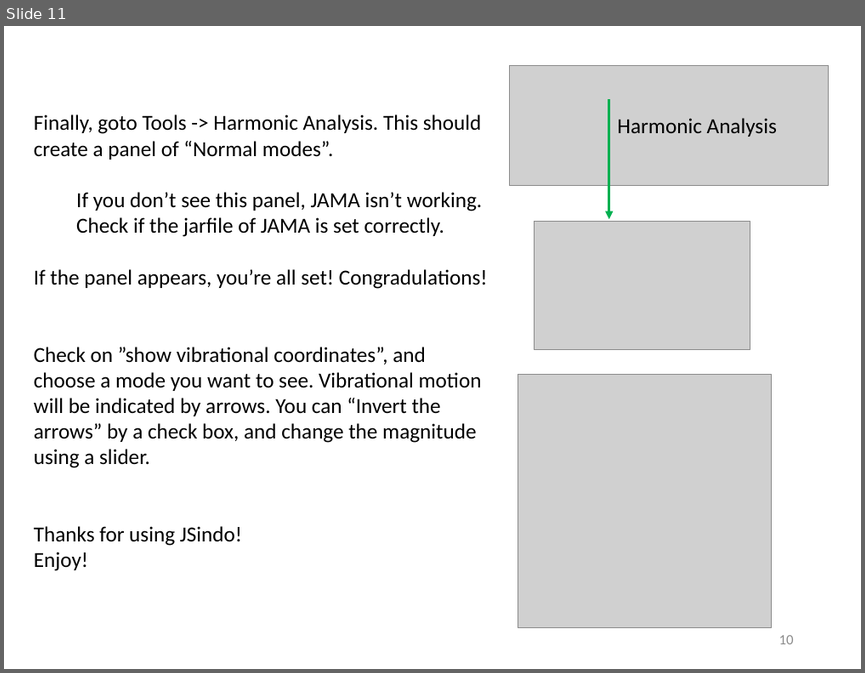
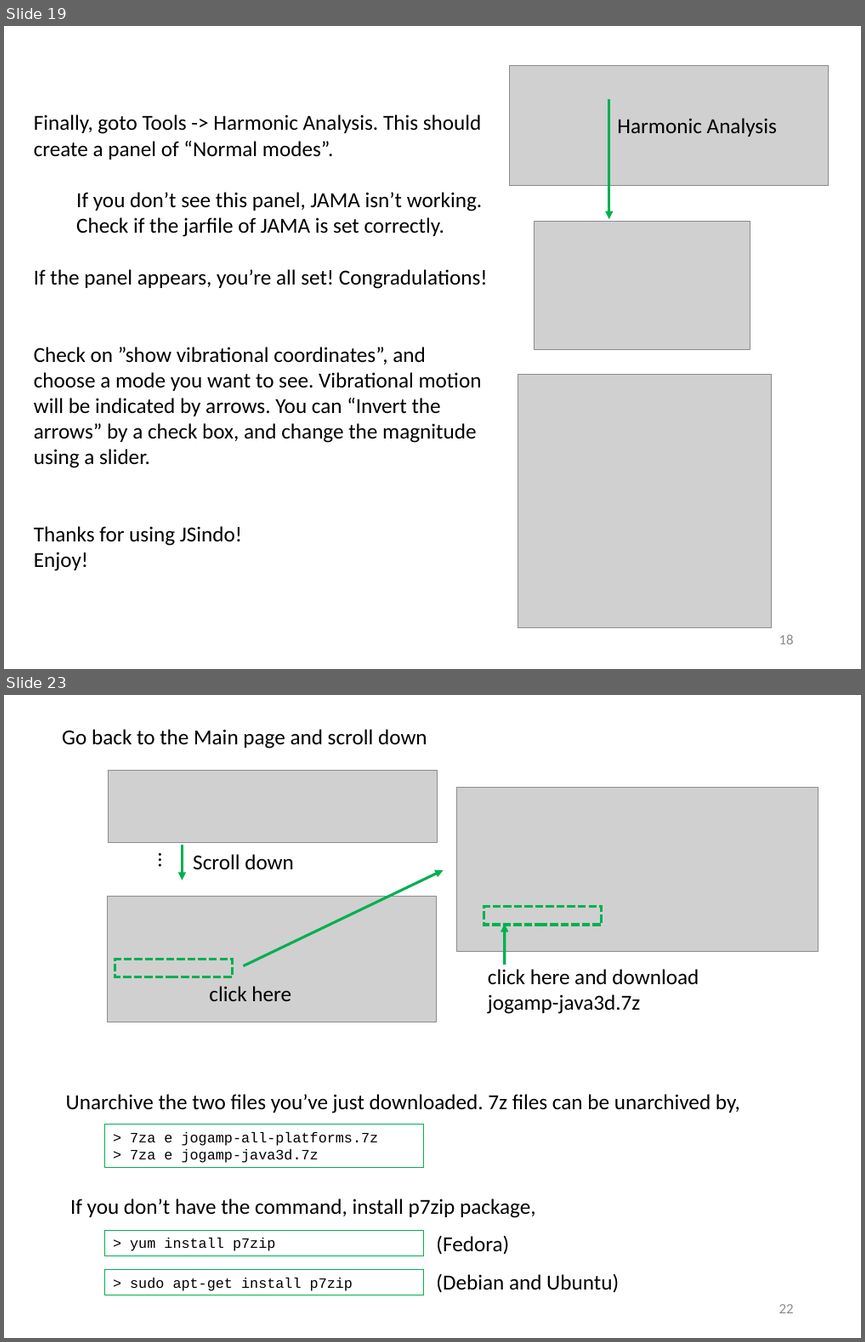
Before and after one commit to yagikiyoshi/sindo, a slide deck: doc/JSindo/install.pptx. Shown one above the other, each under a label of ours: slide 11 before the commit, slides 19 and 23 after it; the slides between them are not shown. The pictures are 865x673 and 865x1342 pixels, drawn with LibreOffice and Linux fonts; fonts in the diff are those of the drawing; grey boxes stand for pictures. Boxes give left, top, right and bottom in pixels: in the first picture for what was removed or moved away, otherwise in the second. Text is boxed around its words. In the diff, an @@ line names an element or a change of style, - is before the commit and + after.

Commit message:
modified install document

```diff
--- a/doc/JSindo/install.pptx
+++ b/doc/JSindo/install.pptx
@@ slide 23 added at box(4, 695, 861, 1338), background #FFFFFF @@
@@ text added at box(62, 729, 427, 749), 18 pt, text #000000 @@
+Go back to the Main page and scroll down
@@ picture added at box(108, 771, 437, 842) @@
@@ picture added at box(456, 788, 817, 951) @@
@@ text added at box(150, 844, 185, 877), 18 pt, text #000000 @@
+…
@@ arrow added from (182, 845) to (182, 880), #00B050 2.25 pt @@
@@ text added at box(193, 854, 294, 869), 18 pt, text #000000 @@
+Scroll down
@@ arrow added from (243, 966) to (443, 870), #00B050 2.25 pt @@
@@ picture added at box(107, 896, 436, 1021) @@
@@ rectangle added at box(483, 907, 602, 925), outline #00B050 2.25 pt dashed @@
@@ arrow added from (505, 964) to (505, 924), #00B050 2.25 pt @@
@@ rectangle added at box(115, 959, 233, 977), outline #00B050 2.25 pt dashed @@
@@ text added at box(488, 969, 698, 1014), 18 pt, text #000000 @@
+click here and download
+jogamp-java3d.7z
@@ text added at box(209, 986, 291, 1001), 18 pt, text #000000 @@
+click here
@@ text added at box(66, 1094, 740, 1113), 18 pt, text #000000 @@
+Unarchive the two files you’ve just downloaded. 7z files can be unarchived by,
@@ rectangle added at box(104, 1124, 423, 1167), outline #00B050 0.75 pt, 12 pt, text #000000 @@
+> 7za e jogamp-all-platforms.7z
+> 7za e jogamp-java3d.7z
@@ text added at box(70, 1198, 535, 1218), 18 pt, text #000000 @@
+If you don’t have the command, install p7zip package,
@@ rectangle added at box(104, 1230, 423, 1255), outline #00B050 0.75 pt, 12 pt, text #000000 @@
+> yum install p7zip
@@ text added at box(436, 1235, 509, 1254), 18 pt, text #000000 @@
+(Fedora)
@@ rectangle added at box(104, 1269, 423, 1295), outline #00B050 0.75 pt, 12 pt, text #000000 @@
+> sudo apt-get install p7zip
@@ text added at box(436, 1273, 619, 1293), 18 pt, text #000000 @@
+(Debian and Ubuntu)
@@ page number added at box(779, 1304, 794, 1313), 12 pt, text #8C8C8C @@
+22
@@ what was slide 11 is now slide 19 @@
@@ page number at box(779, 634, 794, 644): text changed @@
-10
+18
```
Also in this commit, not shown: 11 slides changed, 17 other slides added, 1 other file.
